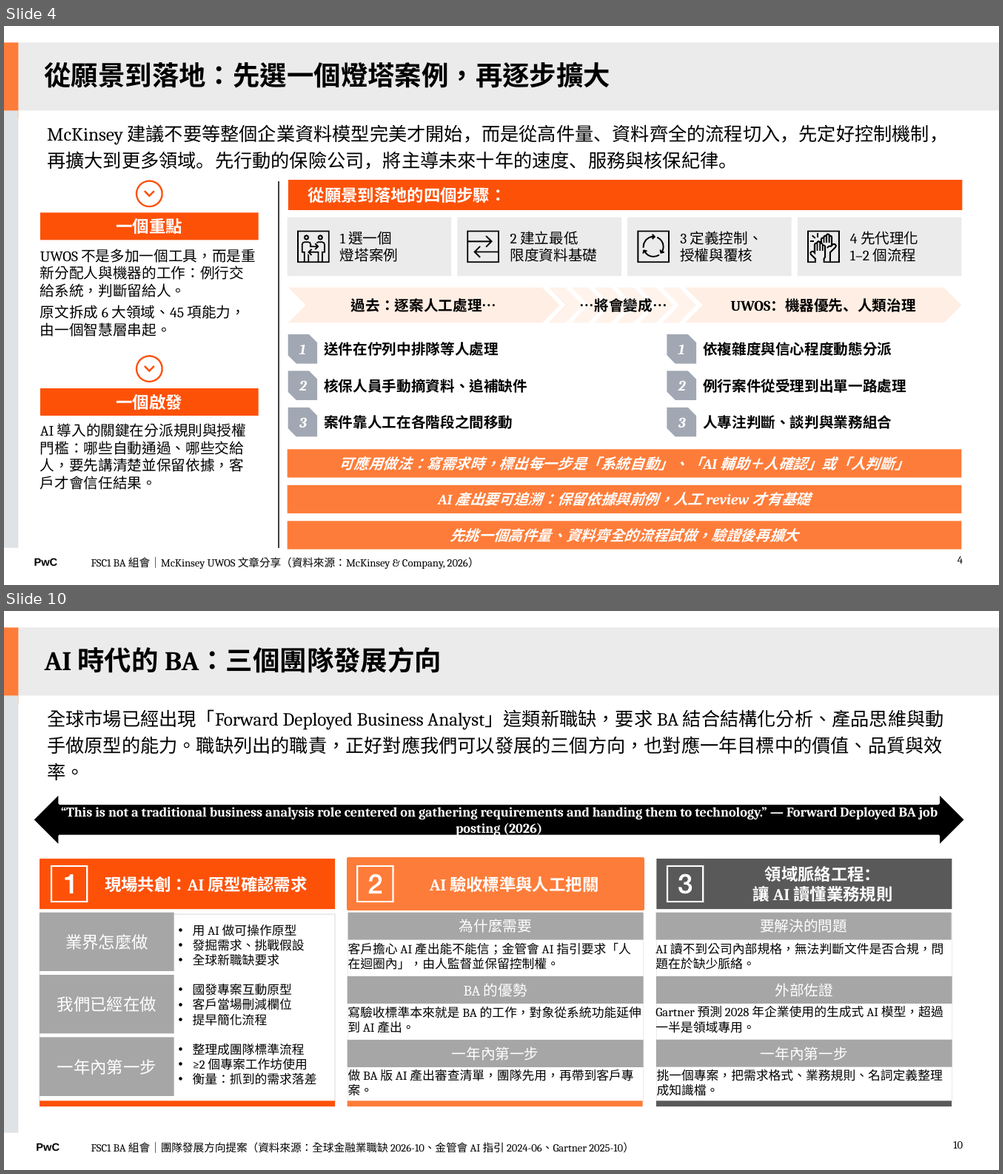
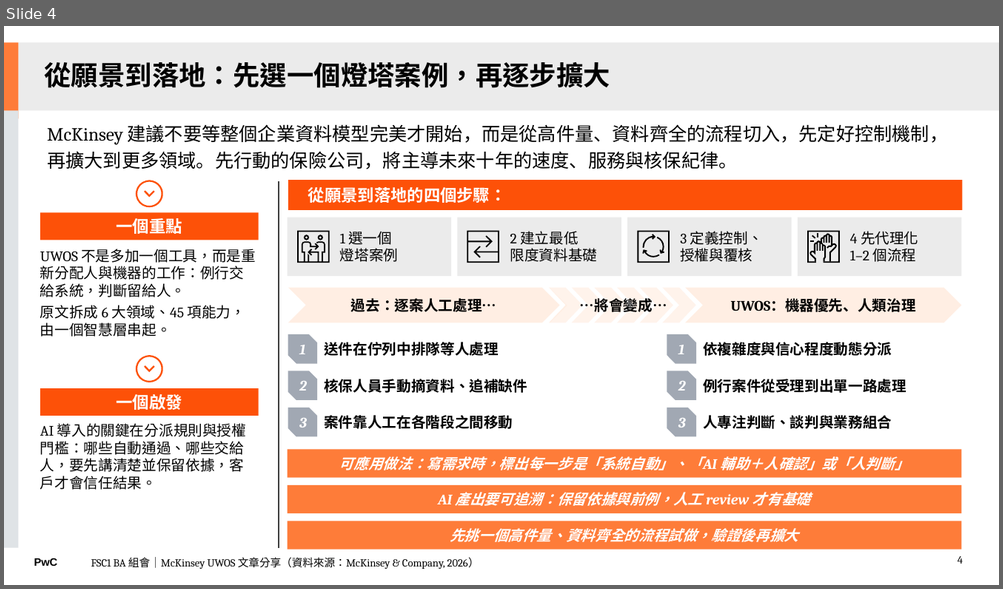
Before and after one commit to Robshao/PwC_FSC1, a slide deck: pwc-fsc1-ai-short-vid/07-ba-team-meeting-1021/BA組會分享_1106.pptx. Shown one above the other, each under a label of ours: slides 4 and 10 before the commit, slide 4 after it; the slides between them are not shown. The pictures are 1003x1174 and 1003x589 pixels, drawn with LibreOffice and Linux fonts; fonts in the diff are those of the drawing. Boxes give left, top, right and bottom in pixels: in the first picture for what was removed or moved away, otherwise in the second. Text is boxed around its words. In the diff, an @@ line names an element or a change of style, - is before the commit and + after.

```diff
--- a/pwc-fsc1-ai-short-vid/07-ba-team-meeting-1021/BA組會分享_1106.pptx
+++ b/pwc-fsc1-ai-short-vid/07-ba-team-meeting-1021/BA組會分享_1106.pptx
@@ slide 10 removed at (x1=4, y1=611, x2=999, y2=1170), background #FFFFFF; not listed: 3 template elements that a slide beside it also shows @@
@@ title removed at (x1=45, y1=647, x2=441, y2=673) @@
-AI 時代的 BA：三個團隊發展方向
@@ text removed at (x1=47, y1=709, x2=944, y2=780) @@
-全球市場已經出現「Forward Deployed Business Analyst」這類新職缺，要求 BA 結合結構化分析、產品思維與動手做原型的能力。職缺列出的職責，正好對應我們可以發展的三個方向，也對應一年目標中的價值、品質與效率。
@@ left right arrow removed at (x1=32, y1=793, x2=965, y2=847) @@
-“This is not a traditional business analysis role centered on gathering requirements and handing them to technology.” — Forward Deployed BA job posting (2026)
@@ group removed at (x1=40, y1=859, x2=951, y2=1107): 9 rectangles, 3 freeform shapes @@
-現場共創：AI 原型確認需求
-AI 驗收標準與人工把關
-領域脈絡工程：
-讓 AI 讀懂業務規則
@@ rectangle removed at (x1=40, y1=912, x2=174, y2=971) @@
-業界怎麼做
@@ rectangle removed at (x1=348, y1=912, x2=643, y2=940) @@
-為什麼需要
@@ rectangle removed at (x1=656, y1=912, x2=951, y2=940) @@
-要解決的問題
@@ text removed at (x1=193, y1=925, x2=304, y2=966) @@
-• 用 AI 做可操作原型
-• 發掘需求、挑戰假設
-• 全球新職缺要求
@@ text removed at (x1=348, y1=943, x2=631, y2=970) @@
-客戶擔心 AI 產出能不能信；金管會 AI 指引要求「人在迴圈內」，由人監督並保留控制權。
@@ text removed at (x1=655, y1=943, x2=944, y2=970) @@
-AI 讀不到公司內部規格，無法判斷文件是否合規，問題在於缺少脈絡。
@@ rectangle removed at (x1=40, y1=975, x2=174, y2=1034) @@
-我們已經在做
@@ text removed at (x1=193, y1=984, x2=292, y2=1026) @@
-• 國發專案互動原型
-• 客戶當場刪減欄位
-• 提早簡化流程
@@ rectangle removed at (x1=347, y1=977, x2=643, y2=1004) @@
-BA 的優勢
@@ rectangle removed at (x1=656, y1=977, x2=952, y2=1004) @@
-外部佐證
@@ text removed at (x1=347, y1=1007, x2=641, y2=1034) @@
-寫驗收標準本來就是 BA 的工作，對象從系統功能延伸到 AI 產出。
@@ text removed at (x1=655, y1=1006, x2=943, y2=1034) @@
-Gartner 預測 2028 年企業使用的生成式 AI 模型，超過一半是領域專用。
@@ rectangle removed at (x1=40, y1=1038, x2=174, y2=1096) @@
-一年內第一步
@@ text removed at (x1=193, y1=1044, x2=317, y2=1085) @@
-• 整理成團隊標準流程
-• ≥2 個專案工作坊使用
-• 衡量：抓到的需求落差
@@ rectangle removed at (x1=347, y1=1040, x2=643, y2=1068) @@
-一年內第一步
@@ rectangle removed at (x1=656, y1=1040, x2=952, y2=1068) @@
-一年內第一步
@@ text removed at (x1=348, y1=1070, x2=633, y2=1096) @@
-做 BA 版 AI 產出審查清單，團隊先用，再帶到客戶專案。
@@ text removed at (x1=657, y1=1070, x2=942, y2=1096) @@
-挑一個專案，把需求格式、業務規則、名詞定義整理成知識檔。
@@ text removed at (x1=36, y1=1143, x2=60, y2=1151) @@
-PwC
@@ text removed at (x1=91, y1=1142, x2=634, y2=1153) @@
-FSC1 BA 組會｜團隊發展方向提案（資料來源：全球金融業職缺 2026-10、金管會 AI 指引 2024-06、Gartner 2025-10）
@@ page number removed at (x1=953, y1=1142, x2=962, y2=1149) @@
-10
```
Also in this commit, not shown: 8 slides changed, 1 other slide removed, 2 other files.
